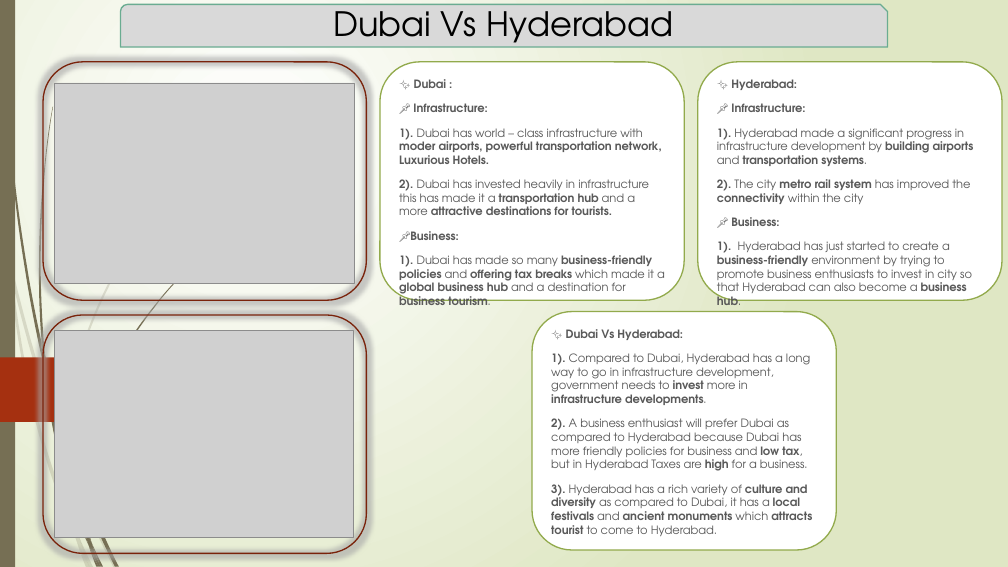
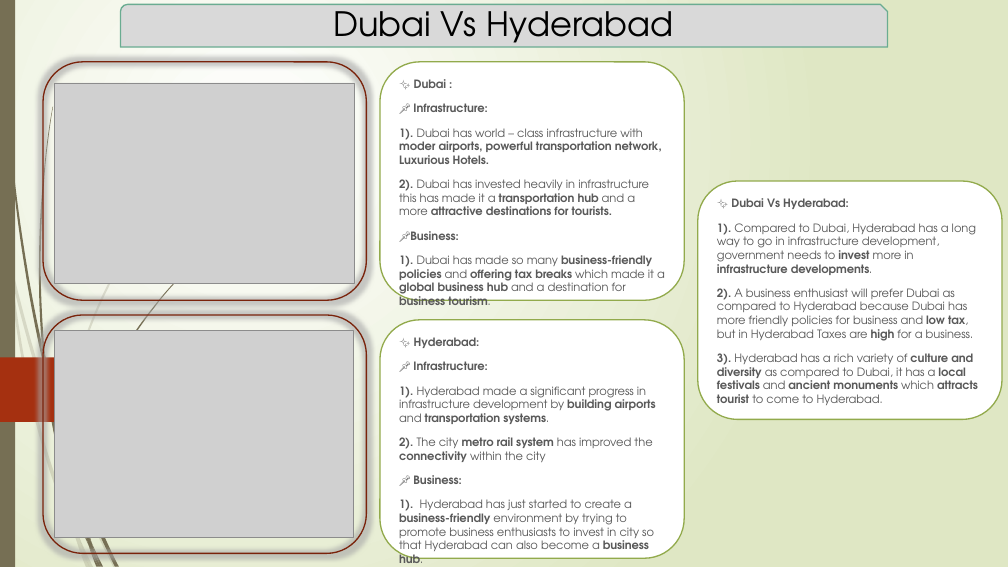
Before and after one commit to Kartik-Lohar/Telangana_Tourism, a slide deck: slide 16 of Tourism Challenge by Codebasics.pptx. Drawn at 1008x567 pixels with LibreOffice and Linux fonts; fonts in the diff are those of the drawing; grey boxes stand for pictures. Boxes give left, top, right and bottom in pixels: in the first picture for what was removed or moved away, otherwise in the second. Text is boxed around its words. In the diff, an @@ line names an element or a change of style, - is before the commit and + after.

```diff
--- a/Tourism Challenge by Codebasics.pptx
+++ b/Tourism Challenge by Codebasics.pptx
@@ rounded rectangle "✨ Dubai Vs Hyderabad:": place and size @@
-rounded rectangle "✨ Dubai Vs Hyderabad:" at [532,312,836,550]
+rounded rectangle "✨ Dubai Vs Hyderabad:" at [698,181,1002,419]
@@ rounded rectangle "✨ Hyderabad:": place and size @@
-rounded rectangle "✨ Hyderabad:" at [698,62,1002,300]
+rounded rectangle "✨ Hyderabad:" at [380,320,684,558]
```
Also in this commit, not shown: 1 other slide changed.
